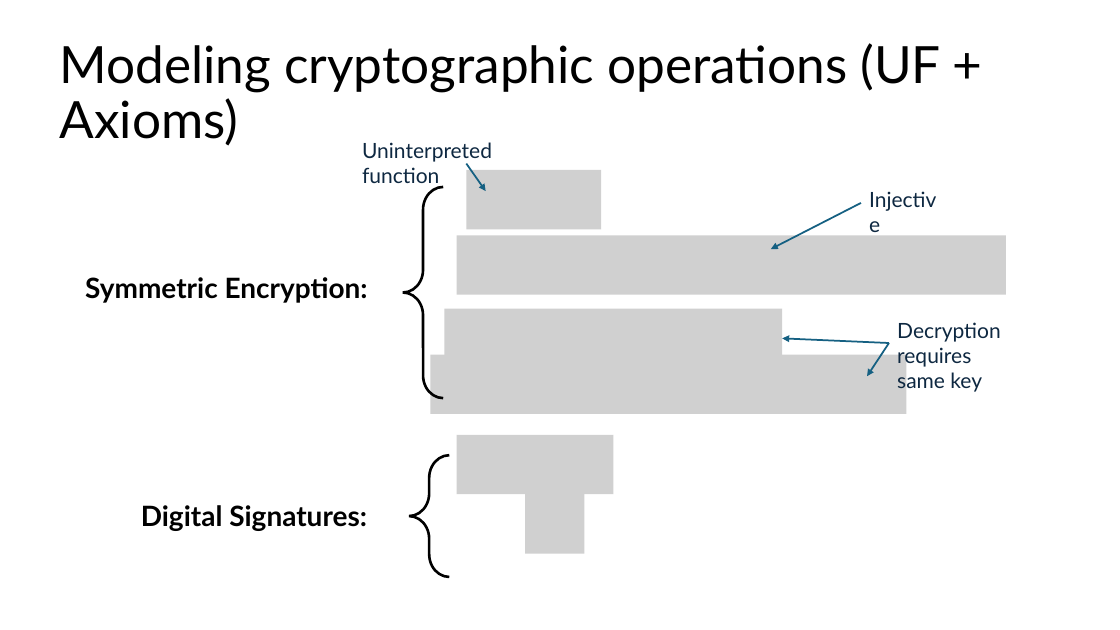
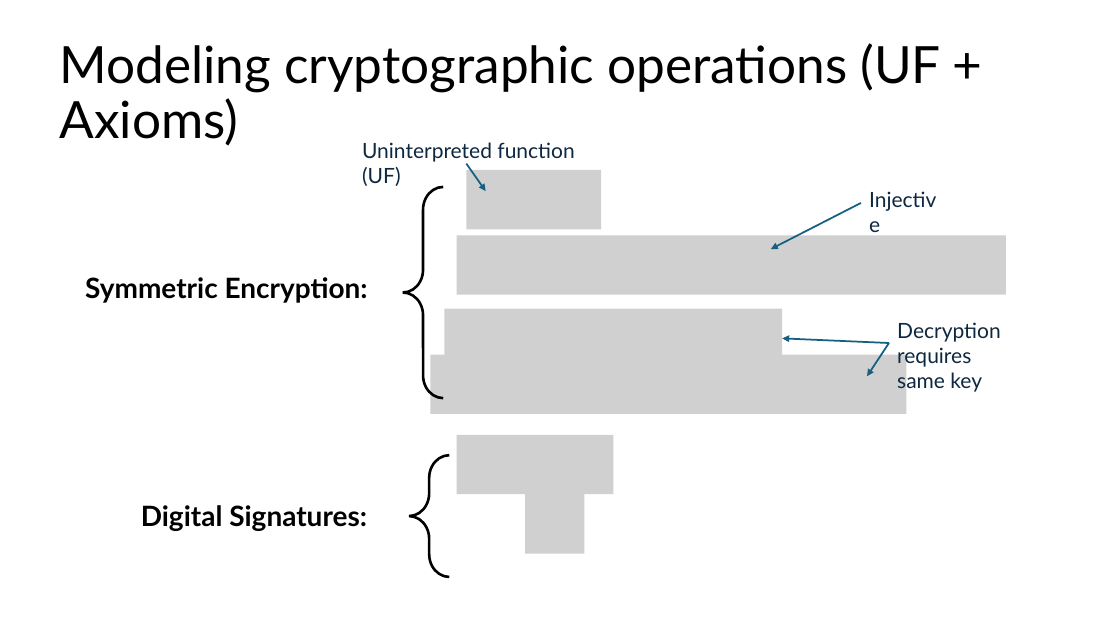
Before and after one commit to csci7135-f25/project-kirby-pppa, a slide deck: slide 6 of talk/symbolic-equivalence-project-presentation.pptx. Drawn at 1120x630 pixels with LibreOffice and Linux fonts; fonts in the diff are those of the drawing; grey boxes stand for pictures. Boxes give left, top, right and bottom in pixels: in the first picture for what was removed or moved away, otherwise in the second. Text is boxed around its words. In the diff, an @@ line names an element or a change of style, - is before the commit and + after.

```diff
--- a/talk/symbolic-equivalence-project-presentation.pptx
+++ b/talk/symbolic-equivalence-project-presentation.pptx
@@ text at (x1=362, y1=142, x2=574, y2=186): text changed @@
-Uninterpreted function
+Uninterpreted function (UF)
```
Also in this commit, not shown: 4 other slides changed, 2 slides added.
